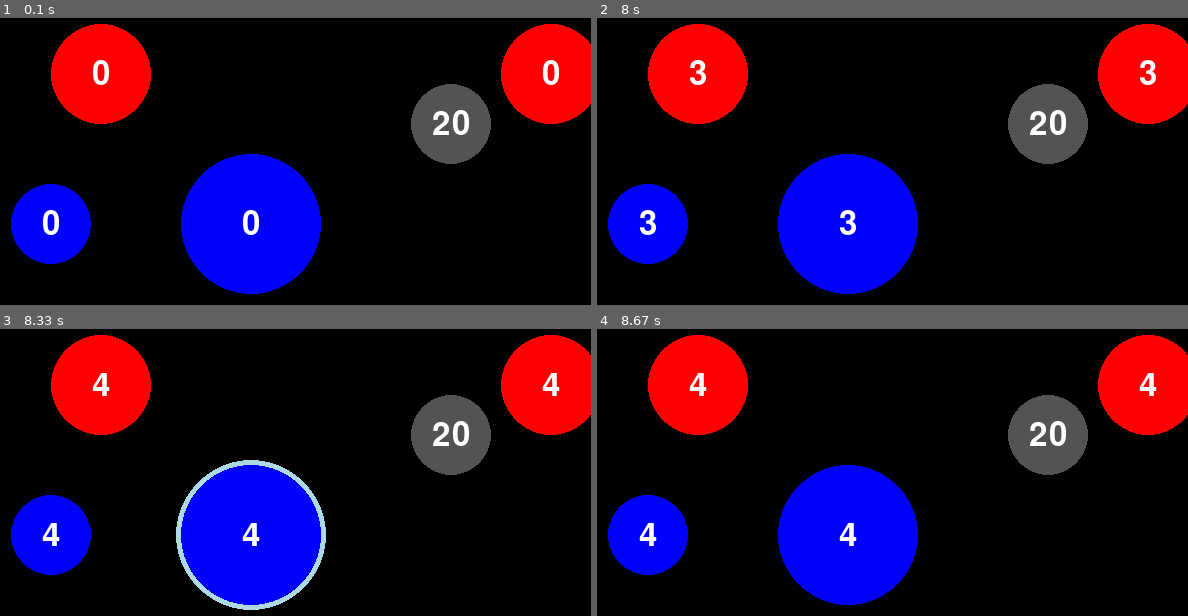
Above: before the commit, frames 1-4 (two rows, left to right).
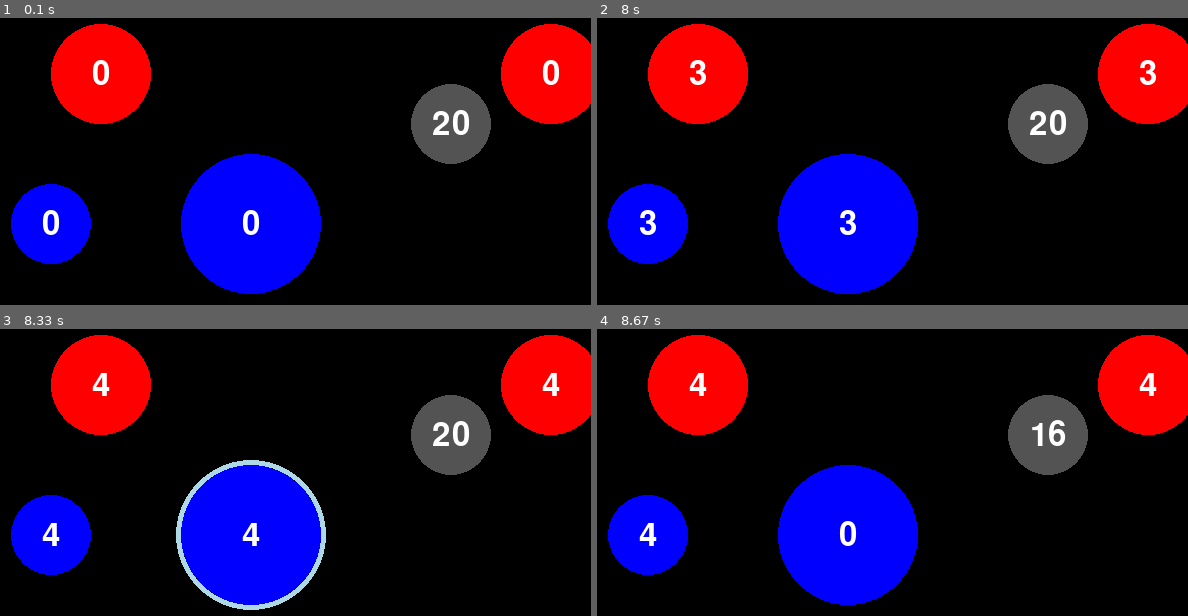
Above: after the commit, the same moments.

Repository: msa2984/teals-pygame
Game: pygame game, started from pygame/nano_wars/main.py
Same seed, same stepped clock (60 frames per second), same inputs: the game is played once before the commit and once after it.
Inputs (mouse positions are in pixels of both pictures, inside the frame that each line leads up to):
- Up to frame 1 (0.1 s): no input
- Up to frame 2 (8 s): click (868, 164) at 0.38 s; click (667, 276) at 0.72 s; click (715, 69) at 1.05 s; click (868, 221) at 1.38 s; click (1034, 121) at 1.72 s; click (662, 210) at 2.05 s; click (679, 69) at 2.38 s; click (667, 193) at 3.55 s; click (715, 38) at 3.88 s; click (outside the picture) at 6.05 s; click (857, 247) at 6.42 s; click (1063, 299) at 6.78 s; click (910, 201) at 7.12 s; click (667, 256) at 7.45 s; click (outside the picture) at 7.78 s
- Up to frame 3 (8.33 s): click (183, 535) at 8.12 s
- Up to frame 4 (8.67 s): click (1052, 432) at 8.48 s

Frames 1-3 are identical in both runs. In frame 4, 0.4% of the frame differs, in the area x 40-80%, y 31-76%.

Commit message:
getting somewhere

Diff:
--- a/pygame/nano_wars/main.py
+++ b/pygame/nano_wars/main.py
@@ -35,24 +35,39 @@
 
         # Handle mouse button down event
         elif event.type == MOUSEBUTTONDOWN:
-            mouse_pos = pygame.mouse.get_pos()
-            # Check if any of the cells is clicked
-            for cell in cells:
-                if cell.check_click(mouse_pos):
-                    if cell.color == (0, 0, 255):  # If the cell is blue
-                        if cell not in highlighted_cells:
-                            highlighted_cells.append(cell)  # Add the cell to the highlighted list
-                        line_active = True  # Start drawing the line
-                        cell.is_highlighted = True
-                        cell.line_end = mouse_pos  # Store the cursor position to draw the line
-                    else:
-                        # Reset line state if clicked on a non-blue cell
-                        line_active = False
-                        for highlighted in highlighted_cells:
-                            highlighted.is_highlighted = False
-                        highlighted_cells.clear()  # Clear highlighted cells
-                        for cell in cells:
-                            cell.line_end = None
+          mouse_pos = pygame.mouse.get_pos()
+          # Check if any of the cells is clicked
+          for cell in cells:
+              if cell.check_click(mouse_pos):
+                  if cell.color == BLUE:  # If the cell is blue
+                      if cell not in highlighted_cells:
+                          highlighted_cells.append(cell)  # Add the cell to the highlighted list
+                      line_active = True  # Start drawing the line
+                      cell.is_highlighted = True
+                      cell.line_end = mouse_pos  # Store the cursor position to draw the line
+                  elif cell.color == GRAY and highlighted_cells:  # If clicked on a gray cell and any blue cells are highlighted
+                      # Subtract from the first highlighted blue cell and gray cell
+                      if highlighted_cells:
+                          highlighted_cell = highlighted_cells[0]  # Get the first highlighted blue cell
+                          if highlighted_cell.counter > 0 and cell.counter > 0:
+                              amount_to_transfer = min(highlighted_cell.counter, cell.counter)
+                              highlighted_cell.counter -= amount_to_transfer
+                              cell.counter -= amount_to_transfer
+                      # Reset highlighting for all highlighted cells
+                      for highlighted in highlighted_cells:
+                          line_active = False
+                          highlighted.is_highlighted = False
+                          highlighted.line_end = None
+                      highlighted_cells.clear()  # Clear highlighted cells
+                      highlighted_cell = None  # Clear highlighted cell tracker
+                  else:
+                      # Reset line state if clicked on a non-blue cell
+                      line_active = False
+                      for highlighted in highlighted_cells:
+                          highlighted.is_highlighted = False
+                      highlighted_cells.clear()  # Clear highlighted cells
+                      for cell in cells:
+                          cell.line_end = None
 
         # Handle mouse motion event
         elif event.type == MOUSEMOTION:
--- a/pygame/nano_wars/models/cell.py
+++ b/pygame/nano_wars/models/cell.py
@@ -99,3 +99,7 @@
         edge_y = self.position[1] + (self.radius + 5) * math.sin(angle)
 
         return (edge_x, edge_y)
+
+    def subtract(self, amount):
+        """Subtract from the counter without going below zero."""
+        self.counter = max(0, self.counter - amount)
